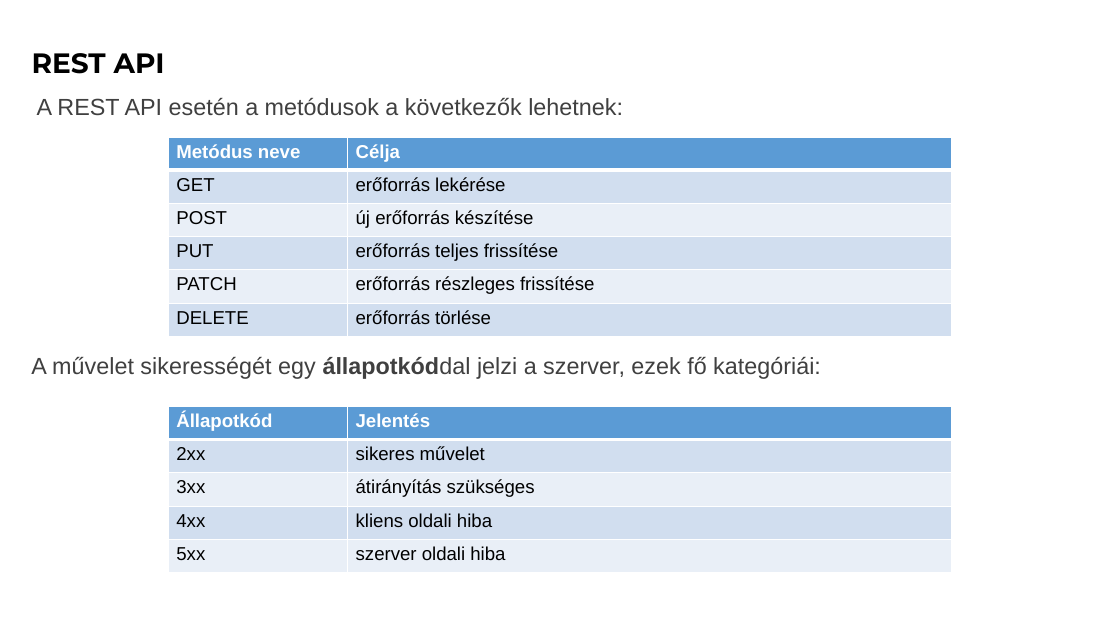
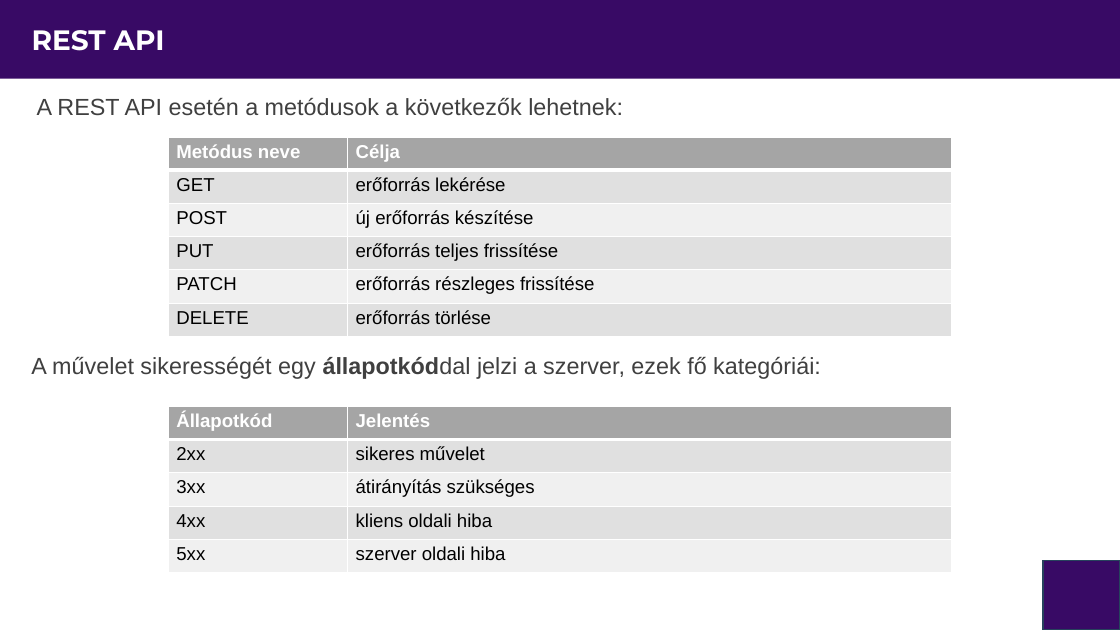
Before and after one commit to itmp-hu/itmp-halozatok-programozasa, a slide deck: slide 7 of module-2/Hálózatprogramozás és automatizáció-2.pptx (slide 6 before the commit). Drawn at 1120x630 pixels with LibreOffice and Linux fonts; fonts in the diff are those of the drawing; background and template pictures are left out. Boxes give left, top, right and bottom in pixels: in the first picture for what was removed or moved away, otherwise in the second. Text is boxed around its words. In the diff, an @@ line names an element or a change of style, - is before the commit and + after.

```diff
--- a/module-2/Hálózatprogramozás és automatizáció-2.pptx
+++ b/module-2/Hálózatprogramozás és automatizáció-2.pptx
@@ rectangle added at (x1=0, y1=0, x2=1120, y2=79), fill #380A65 @@
@@ title "REST API" at (x1=32, y1=30, x2=165, y2=51): text colour #000000 to #FFFFFF @@
@@ table at (x1=168, y1=138, x2=952, y2=337) @@
@@ fill #5B9BD5 to #A5A5A5 in row 1 @@
@@ fill #D2DEEF to #E1E1E1 in 6 cells @@
@@ fill #EAEFF7 to #F0F0F0 in 4 cells @@
@@ table at (x1=168, y1=407, x2=952, y2=573) @@
@@ fill #5B9BD5 to #A5A5A5 in row 1 @@
@@ fill #D2DEEF to #E1E1E1 in 4 cells @@
@@ fill #EAEFF7 to #F0F0F0 in 4 cells @@
@@ rounded rectangle added at (x1=1044, y1=560, x2=1120, y2=630), fill #380A65, outline #28445D 1 pt @@
```
Also in this commit, not shown: 23 other slides changed, 1 slide added, 2 other files.
